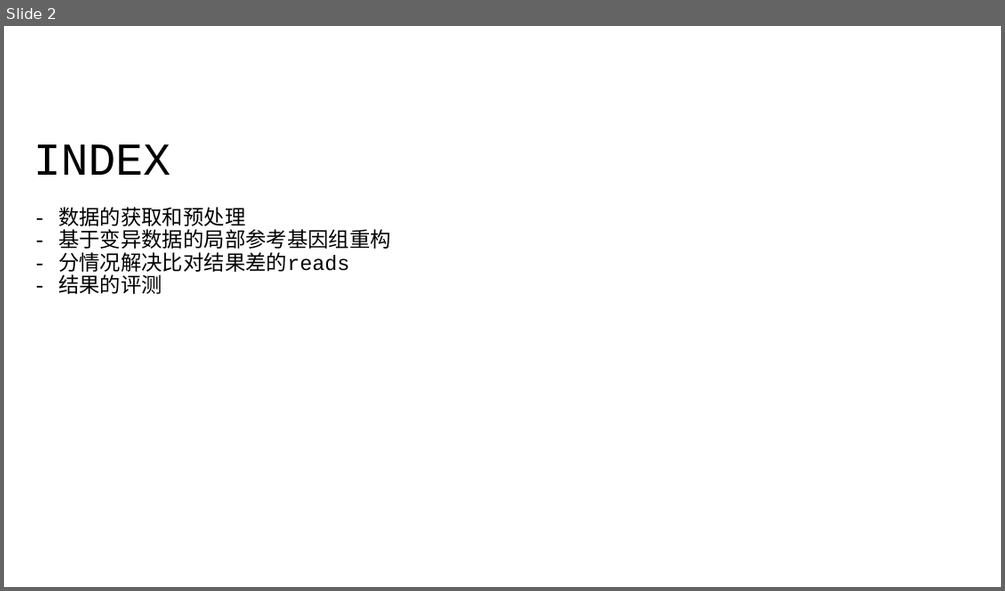
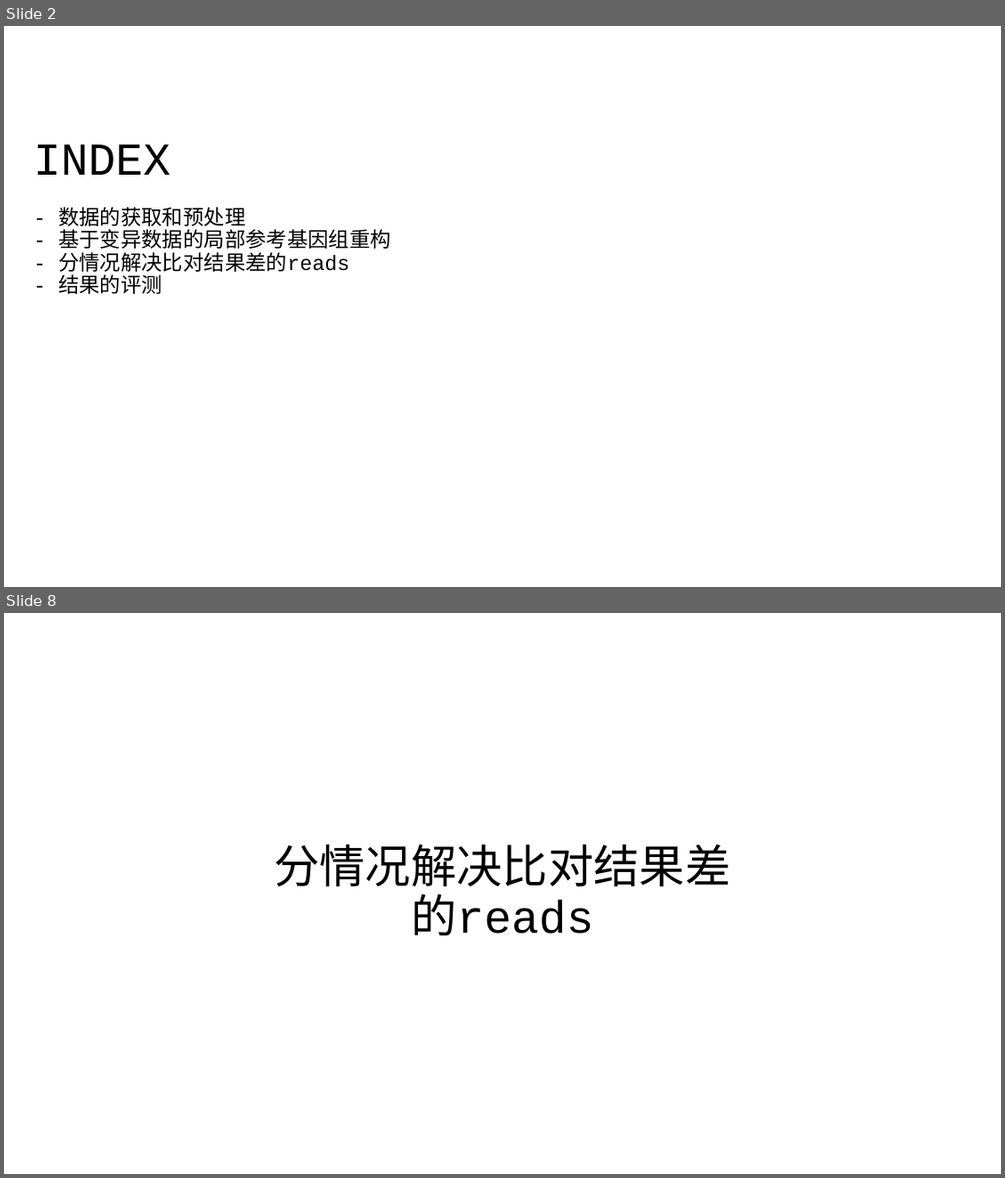
Before and after one commit to AtoshDustosh/thesis-project, a slide deck: THE project/design/project design.odp. Shown one above the other, each under a label of ours: slide 2 before the commit, slides 2 and 8 after it; the slides between them are not shown. The pictures are 1005x591 and 1005x1178 pixels, drawn with LibreOffice and Linux fonts; fonts in the diff are those of the drawing. Boxes give left, top, right and bottom in pixels: in the first picture for what was removed or moved away, otherwise in the second. Text is boxed around its words. In the diff, an @@ line names an element or a change of style, - is before the commit and + after.

```diff
--- a/THE project/design/project design.odp
+++ b/THE project/design/project design.odp
@@ slide 8 added at [4,613,1001,1174], background #FFFFFF @@
@@ title added at [274,844,730,936], 44 pt, text #000000 @@
+分情况解决比对结果差的reads
```
Also in this commit, not shown: 4 slides changed, 2 other slides added, 3 slides removed, 1 other file.
